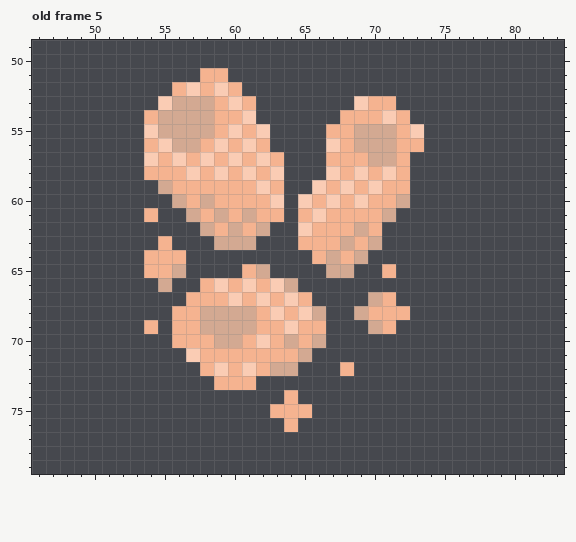
A pixel-art file gets an edit: godot/assets/gfx/Aseprite/environment-plants.aseprite. Above: the version before the commit.
128x128 pixels, 9 frames. Colours within 5 levels of each other are drawn and written as one. Shown: old frame 5: x 46..83, y 49..79. The commit also changed other frames, which this record leaves out.
And afterwards:
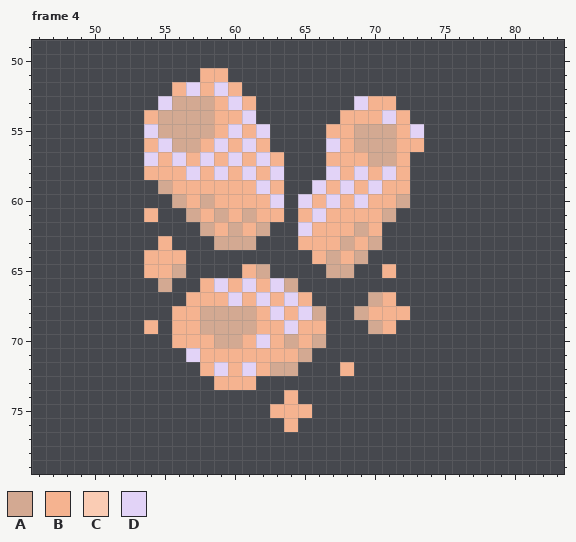
Palette (. is transparent): A #d3a992  B #f5b390  C #faccb4  D #e2d3f7
A new or re-ordered frame is compared with the old frame closest to it.
What changed:
{"change": "layer \"orange\" added"}
{"change": "layer \"Layer 1\" removed"}
{"change": "frames re-ordered"}
{"where": "frame 4 against old frame 5, layer \"orange\""}
{"frame":4,"y":52,"x":57,"old":"C","new":"D"}
{"frame":4,"y":52,"x":59,"old":"C","new":"D"}
{"frame":4,"y":53,"x":55,"old":"C","new":"D"}
{"frame":4,"y":53,"x":60,"old":"C","new":"D"}
{"frame":4,"y":53,"x":69,"old":"C","new":"D"}
{"frame":4,"y":54,"x":61,"old":"C","new":"D"}
{"frame":4,"y":54,"x":71,"old":"C","new":"D"}
{"frame":4,"y":55,"x":54,"old":"C","new":"D"}
{"frame":4,"y":55,"x":60,"old":"C","new":"D"}
{"frame":4,"y":55,"x":62,"old":"C","new":"D"}
{"frame":4,"y":55,"x":73,"old":"C","new":"D"}
{"frame":4,"y":56,"x":55,"old":"C","new":"D"}
{"frame":4,"y":56,"x":59,"old":"C","new":"D"}
{"frame":4,"y":56,"x":61,"old":"C","new":"D"}
{"frame":4,"y":56,"x":67,"old":"C","new":"D"}
{"frame":4,"y":57,"x":54,"old":"C","new":"D"}
{"frame":4,"y":57,"x":56,"old":"C","new":"D"}
{"frame":4,"y":57,"x":58,"old":"C","new":"D"}
{"frame":4,"y":57,"x":60,"old":"C","new":"D"}
{"frame":4,"y":57,"x":62,"old":"C","new":"D"}
{"frame":4,"y":58,"x":57,"old":"C","new":"D"}
{"frame":4,"y":58,"x":59,"old":"C","new":"D"}
{"frame":4,"y":58,"x":61,"old":"C","new":"D"}
{"frame":4,"y":58,"x":63,"old":"C","new":"D"}
{"frame":4,"y":58,"x":67,"old":"C","new":"D"}
{"frame":4,"y":58,"x":69,"old":"C","new":"D"}
{"frame":4,"y":58,"x":71,"old":"C","new":"D"}
{"frame":4,"y":59,"x":62,"old":"C","new":"D"}
{"frame":4,"y":59,"x":66,"old":"C","new":"D"}
{"frame":4,"y":59,"x":68,"old":"C","new":"D"}
{"frame":4,"y":59,"x":70,"old":"C","new":"D"}
{"frame":4,"y":60,"x":63,"old":"C","new":"D"}
{"frame":4,"y":60,"x":65,"old":"C","new":"D"}
{"frame":4,"y":60,"x":67,"old":"C","new":"D"}
{"frame":4,"y":60,"x":69,"old":"C","new":"D"}
{"frame":4,"y":61,"x":66,"old":"C","new":"D"}
{"frame":4,"y":62,"x":65,"old":"C","new":"D"}
{"frame":4,"y":66,"x":59,"old":"C","new":"D"}
{"frame":4,"y":66,"x":61,"old":"C","new":"D"}
{"frame":4,"y":66,"x":63,"old":"C","new":"D"}
{"frame":4,"y":67,"x":60,"old":"C","new":"D"}
{"frame":4,"y":67,"x":62,"old":"C","new":"D"}
{"frame":4,"y":67,"x":64,"old":"C","new":"D"}
{"frame":4,"y":68,"x":63,"old":"C","new":"D"}
{"frame":4,"y":68,"x":65,"old":"C","new":"D"}
{"frame":4,"y":69,"x":64,"old":"C","new":"D"}
{"frame":4,"y":70,"x":62,"old":"C","new":"D"}
{"frame":4,"y":71,"x":57,"old":"C","new":"D"}
{"frame":4,"y":72,"x":59,"old":"C","new":"D"}
{"frame":4,"y":72,"x":61,"old":"C","new":"D"}
{"label":"changed","picture_box":[144,82,424,376]}
